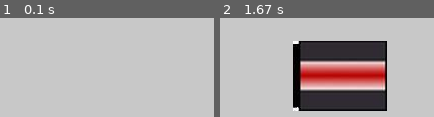
Above: before the commit, frames 1-2 (left to right).
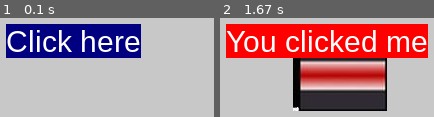
Above: after the commit, the same moments.

Repository: SamuelGaudout/Projet_M2_Lumi
Game: pygame game, started from Objects.py
Two runs of this game, one before a commit and one after it. Both use one fixed random seed, a clock stepped at 60 frames per second and the inputs below.
Inputs (mouse positions are in pixels of both pictures, inside the frame that each line leads up to):
- Up to frame 1 (0.1 s): no input
- Up to frame 2 (1.67 s): press the mouse at (292, 40) at 0.37 s; move the mouse to (286, 87) at 0.47 s; release the mouse at (outside the picture) at 0.6 s

The runs differ from the first frame. In frame 1, 21% of the frame differs, in the area x 2-66%, y 6-41%; in frame 2, 32%, in the area x 2-98%, y 6-41%.

Commit message:
Ajout fichhier avec class boutons

Diff:
--- /dev/null
+++ b/Buttons.py
@@ -0,0 +1,36 @@
+import pygame
+
+pygame.init()
+font = pygame.font.SysFont("Arial", 20)
+
+class Button:
+    """Create a button, then blit the surface in the while loop"""
+
+    def __init__(self, text,  pos, font,scrn, bg="black", feedback=""):
+        self.x, self.y = pos
+        self.font = pygame.font.SysFont("Arial", font)
+        self.screen = scrn
+        if feedback == "":
+            self.feedback = "text"
+        else:
+            self.feedback = feedback
+        self.change_text(text, bg)
+
+    def change_text(self, text, bg="black"):
+        """Change the text whe you click"""
+        self.text = self.font.render(text, 1, pygame.Color("White"))
+        self.size = self.text.get_size()
+        self.surface = pygame.Surface(self.size)
+        self.surface.fill(bg)
+        self.surface.blit(self.text, (0, 0))
+        self.rect = pygame.Rect(self.x, self.y, self.size[0], self.size[1])
+
+    #def show(self):
+        #self.screen.blit(button1.surface, (self.x, self.y))
+
+    def click(self, event):
+        x, y = pygame.mouse.get_pos()
+        if event.type == pygame.MOUSEBUTTONDOWN:
+            if pygame.mouse.get_pressed()[0]:
+                if self.rect.collidepoint(x, y):
+                    self.change_text(self.feedback, bg="red")
--- a/Objects.py
+++ b/Objects.py
@@ -2,6 +2,7 @@
 from pygame.locals import *
 import sys
 import os
+import Buttons
 
 #création de l'interface graphique avec pygame
 (width, height) = (800, 600)
@@ -33,9 +34,17 @@
 
 l1=Object()
 
-
+button1 = Buttons.Button(
+    "Click here",
+    (100, 100),
+    font=30,
+    scrn=screen,
+    bg="navy",
+    feedback="You clicked me")
 pygame.display.flip()
 running = True
+
+
 while running:
     for event in pygame.event.get():
         if event.type == pygame.QUIT:
@@ -43,6 +52,9 @@
         elif event.type == pygame.MOUSEBUTTONDOWN:
             l1.load_image()
             l1.draw()
+        button1.click(event)
+    screen.blit(button1.surface, (100,100))
+
 
 
 
--- a/main.py
+++ b/main.py
@@ -1,3 +1,4 @@
 import numpy as np
 
 https://www.petercollingridge.co.uk/tutorials/pygame-physics-simulation/
+http://sdz.tdct.org/sdz/interface-graphique-pygame-pour-python.html
